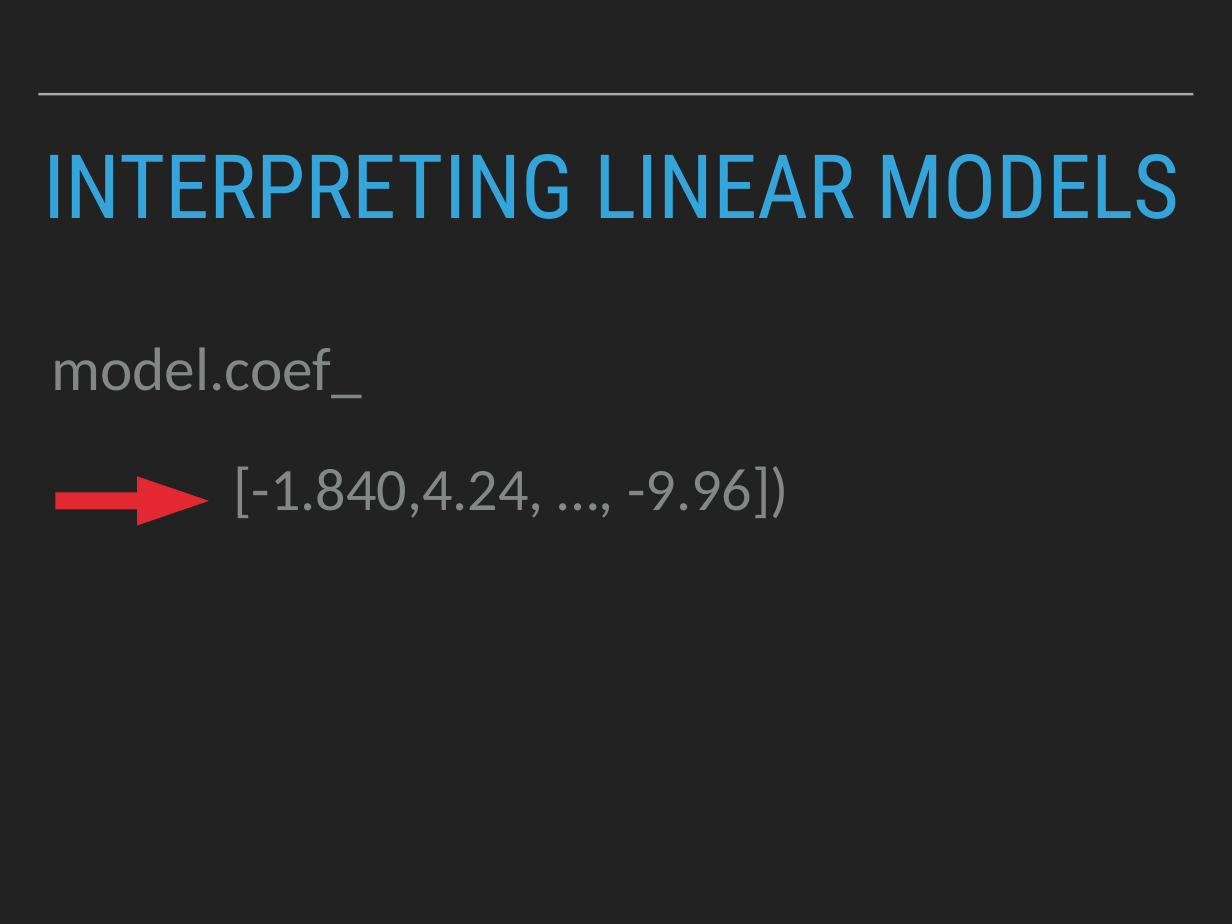
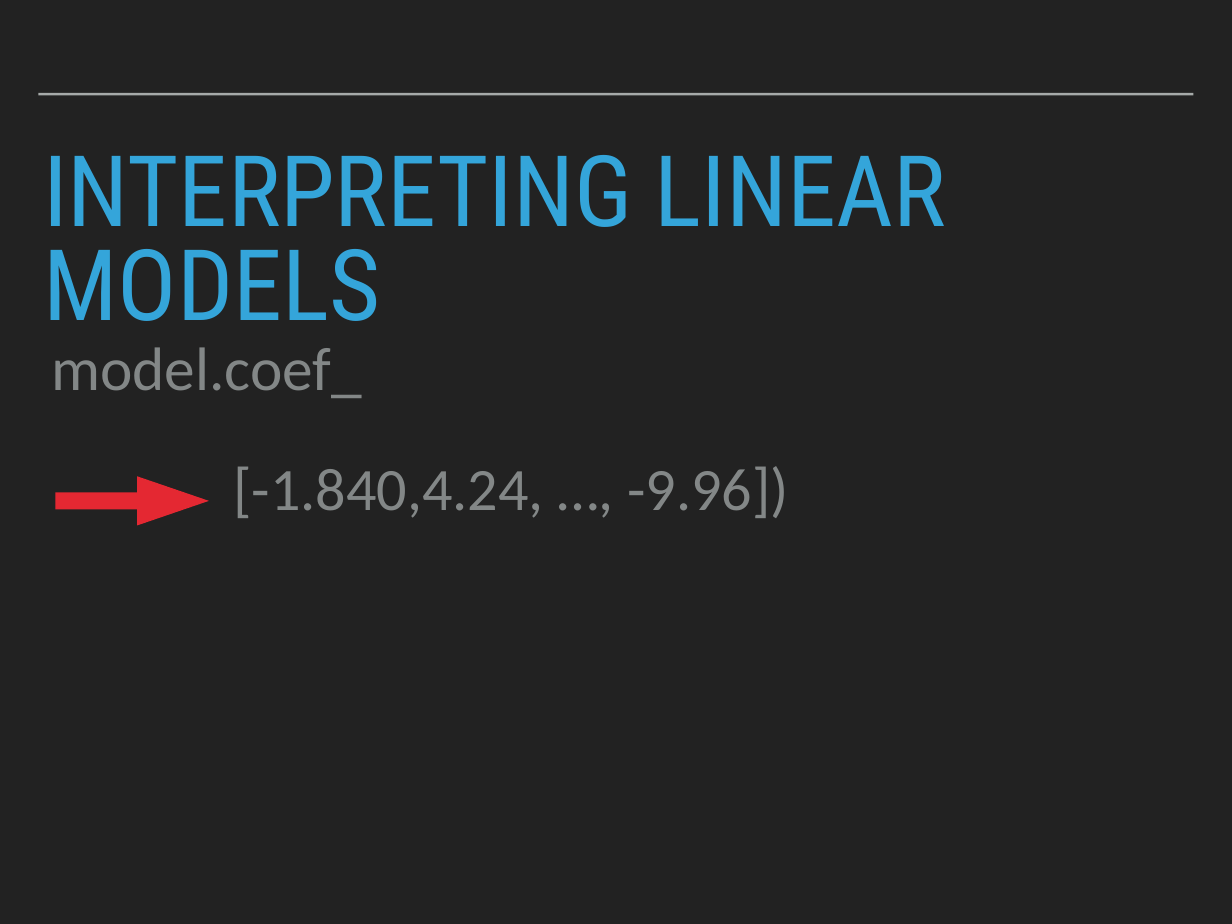
Before and after one commit to patricks1/python-for-data-science, a slide deck: slide 30 of Session09/Session9_Slides.pptx. Drawn at 1232x924 pixels with LibreOffice and Linux fonts; fonts in the diff are those of the drawing. Boxes give left, top, right and bottom in pixels: in the first picture for what was removed or moved away, otherwise in the second. Text is boxed around its words. In the diff, an @@ line names an element or a change of style, - is before the commit and + after.

```diff
--- a/Session09/Session9_Slides.pptx
+++ b/Session09/Session9_Slides.pptx
@@ title "INTERPRETING LINEAR MODELS" at bbox=[43, 155, 946, 321]: size 73.8 to 82 pt @@
```
Also in this commit, not shown: 8 other slides changed, 2 other files.
